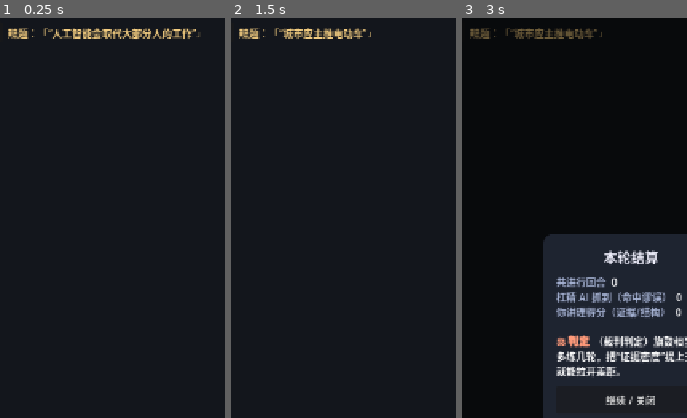
Above: before the commit, frames 1-3 (left to right).
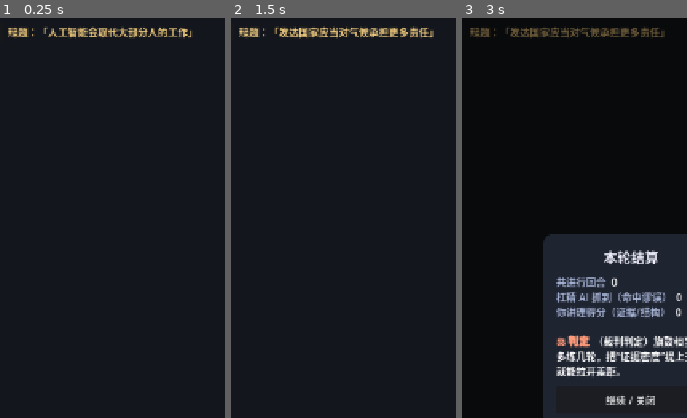
Above: after the commit, the same moments.

Repository: BJX-lin/-md-
Game: Godot game, scene res://scenes/Main.tscn
Two runs of this game, one before a commit and one after it. Both use one fixed random seed, a clock stepped at 60 frames per second and the inputs below.
Inputs:
- Up to frame 1 (0.25 s): no input
- Up to frame 2 (1.5 s): click "换辩题" at 0.5 s; click "重开" at 1.25 s
- Up to frame 3 (3 s): click "难度" at 2 s; click "结算" at 2.75 s
The pictures show only the part of the screen within x 12-62%, y 11-61%; the shares and areas given below are measured in that part.

The runs differ from the first frame. In frame 1, 1.6% of the frame differs, in the area x 3-90%, y 2-6%; in frame 2, 1.6%, in the area x 3-91%, y 2-6%; in frame 3, 1.3%.
Error in both runs: Invalid assignment of property or key 'minimum_size' with value of type 'Vector2' on a base object of type 'LineEdit'. (res://scripts/Main.gd:145)

Commit message:
扩充离线内容：新增《21-争议议题与结论汇编》并联网搜集7领域真实争议；游戏引擎接线真实议题知识库
Co-authored-by: arena-agent <297053741+arena-agent@users.noreply.github.com>

Diff:
--- a/godot_logic_game/scripts/DebateEngine.gd
+++ b/godot_logic_game/scripts/DebateEngine.gd
@@ -56,7 +56,19 @@
 	var t := KnowledgeBase.pick_dict(KnowledgeBase.TOPICS)
 	current_topic = str(t.get("topic", ""))
 	var ask := str(t.get("ask", "你怎么看？"))
-	return "本期辩题：「%s」。%s" % [current_topic, ask]
+	var out := "本期辩题：「%s」。%s" % [current_topic, ask]
+	# 若该辩题在真实议题库里，附上“立场锚点”作提示
+	var debate = _debate_for(current_topic)
+	if not debate.is_empty():
+		out += "\n（提示：本议题的核心冲突是——%s ）" % str(debate.get("clash", ""))
+	return out
+
+func _debate_for(topic: String) -> Dictionary:
+	var key := topic.replace("\u201c", "").replace("\u201d", "")
+	for k in KnowledgeBase.DEBATES.keys():
+		if str(k).replace("\u201c", "").replace("\u201d", "") == key:
+			return KnowledgeBase.DEBATES[k]
+	return {}
 
 # ------------------------------------------------------------
 #  主入口
@@ -85,8 +97,9 @@
 	if _is_question(text):
 		return _make(_socratic(text), "追问", "", false, false)
 
-	# 5) 兜底：通用攻击
-	return _make(_attack_or_socratic(text), "拆解", "", false, false)
+	# 5) 兜底：通用攻击（若当前是真议题，带上一句“事实弹药”显专业）
+	var ammo := _fact_ammo()
+	return _make(_attack_or_socratic(text) + ("\n\n" + ammo if not ammo.is_empty() else ""), "拆解", "", false, false)
 
 # ------------------------------------------------------------
 #  结算判定
@@ -175,6 +188,19 @@
 	var tpl := KnowledgeBase.pick(KnowledgeBase.SOCRATIC)
 	return tpl.replace("{kw}", kw)
 
+# 从当前议题库取一句“事实弹药”（约 30% 概率，避免太过重复）
+func _fact_ammo() -> String:
+	var debate := _debate_for(current_topic)
+	if debate.is_empty():
+		return ""
+	var facts: Array = debate.get("facts", [])
+	if facts.is_empty():
+		return ""
+	# 用个简单“伪随机”不依赖额外状态，避免每条都带
+	if randf() < 0.4:
+		return ""
+	return "补充一点事实：「%s」" % str(KnowledgeBase.pick(facts))
+
 func _attack_or_socratic(text: String) -> String:
 	if difficulty >= 2 and randf() < 0.45:
 		return _reductio(text)
--- a/godot_logic_game/scripts/KnowledgeBase.gd
+++ b/godot_logic_game/scripts/KnowledgeBase.gd
@@ -258,17 +258,86 @@
 #  { topic: 辩题, ask: 给用户的提问 }
 # ------------------------------------------------------------
 const TOPICS := [
-	{ "topic": "“手机应该禁止进校园”", "ask": "你支持还是反对？先给一句立场，再讲你的理由。" },
-	{ "topic": "“人工智能会取代大部分人的工作”", "ask": "你同意吗？你的证据或反例是什么？" },
-	{ "topic": "“死刑应当被废除”", "ask": "先站个队，再给一条支持你立场的论据。" },
-	{ "topic": "“基因编辑婴儿应该合法化”", "ask": "这是伦理与可行性之争——你怎么看？" },
-	{ "topic": "“城市应主推电动车”", "ask": "从成本、效率、环境任选一个角度立论。" },
-	{ "topic": "“短视频正在毁掉年轻人的注意力”", "ask": "你同意吗？用“相关≠因果”自查一下再回答。" },
-	{ "topic": "“网络匿名应该被限制”", "ask": "自由 vs 秩序——你站哪边？给理由。" },
-	{ "topic": "“发达国家应当对气候做出更多责任”", "ask": "公平问题。你的论证在事实层还是价值层？" },
-	{ "topic": "“诚实永远是最好的策略”", "ask": "试试用“普遍化检验”想一下再回答。" },
-	{ "topic": "“应该对广告加以更多限制”", "ask": "经济与信息之争。你会怎么论证？" },
-]
+	{ "topic": "手机应该禁止进校园", "ask": "你支持还是反对？先给一句立场，再讲你的理由。" },
+	{ "topic": "人工智能会取代大部分人的工作", "ask": "你同意吗？你的证据或反例是什么？" },
+	{ "topic": "死刑应当被废除", "ask": "报应正义 vs 人道主义——你先站个队，再给一条支持你立场的论据。" },
+	{ "topic": "安乐死应当合法化", "ask": "自主尊严 vs 生命神圣——你怎么看？注意区分“停止无效治疗”和“主动致死”。" },
+	{ "topic": "应该给所有人发基本收入（UBI）", "ask": "这会让人更自由，还是会拖垮财政、削弱干劲？从成本/激励角度立论。" },
+	{ "topic": "基因编辑婴儿应当被允许", "ask": "治疗 vs 增强、代际同意——你能给出一个不被“优生滑梯”击穿的界限吗？" },
+	{ "topic": "AI 拥有意识，应该被赋予权利", "ask": "它是“模拟”还是“真有”？你凭什么判它算“有”还是“没有”？" },
+	{ "topic": "加密货币是人类的价值创新", "ask": "价值还是泡沫？请回答它的“内在价值”究竟从哪来。" },
+	{ "topic": "公共场所应大规模启用人脸识别监控", "ask": "安全 vs 隐私——必要性与比例原则，你怎么论证？" },
+	{ "topic": "发达国家应当对气候承担更多责任", "ask": "公平问题。你的论证在事实层还是价值层？" },
+	{ "topic": "诚实永远是最好的策略", "ask": "试试用“普遍化检验”想一下再回答。" },
+	{ "topic": "城市应主推电动车", "ask": "从成本、效率、环境任选一个角度立论。" },
+	{ "topic": "短视频正在毁掉年轻人的注意力", "ask": "你同意吗？用“相关≠因果”自查一下再回答。" },
+	{ "topic": "网络匿名应该被限制", "ask": "自由 vs 秩序——你站哪边？给理由。" },
+	{ "topic": "应该对广告加以更多限制", "ask": "经济与信息之争。你会怎么论证？" },
+]
+
+# ------------------------------------------------------------
+#  真实争议议题知识库（供引擎作立场锚点）
+#  每条 = { topic, stance, clash, facts[] }
+#  引擎在你围绕该议题发言时，用它给论证“提供弹药/扣住点”。
+# ------------------------------------------------------------
+const DEBATES := {
+	"死刑应当被废除": {
+		"stance": "主流学理认为“废除是文明方向”，但需结合社会安全与民意逐步推进；慎杀、以终身监禁替代。",
+		"clash": "人道主义（生命权、误判不可逆、威慑无实证） vs 报应正义（罪刑相适应、受害者公道、特殊威慑）。",
+		"facts": [
+			"无可靠实证表明死刑比终身监禁更具威慑力；破案率与定罪率的影响更大。",
+			"死刑一旦误判无法挽回，是公认的不可逆风险。",
+		],
+	},
+	"安乐死应当合法化": {
+		"stance": "停止无效生命支持普遍被接受；但“主动致死”合法化高度分裂，仅少数国家严格限定在末期绝症+患者清醒自愿+多重程序。",
+		"clash": "自主权/临终尊严（康德“人是目的”） vs 生命神圣/保护弱势（滑坡、被动劝退、医学“不伤害”）。",
+		"facts": [
+			"“消极停止治疗”与“主动给予致死”在伦理上有本质区别，常被混同。",
+			"滑坡担忧：即使限定末期，也可能扩大到慢性病、心理疾病乃至不想拖累家庭者。",
+		],
+	},
+	"应该给所有人发基本收入（UBI）": {
+		"stance": "研究普遍发现全面 UBI 成本不可承受且可能降低总体福利；定向转移支付、强化安全网、儿童早期教育更有效；从“部分基本收入”试验起步较务实。",
+		"clash": "自由/尊严/简化官僚 vs 成本/工作激励/公平/政治可行性。",
+		"facts": [
+			"给所有人发钱的成本需巨额税收，往往转嫁并推高通胀，底层可能反而受损。",
+			"历史保障收入试验显示领取者工作时间下降；宏观经济模型显示资本积累与工资下降。",
+		],
+	},
+	"基因编辑婴儿应当被允许": {
+		"stance": "国际共识：生殖系/胚胎基因编辑的可遗传临床操作，在安全性解决、社会共识形成前应严格禁止；“治疗 vs 增强”界限难划，体细胞（非遗传）治疗更有接受度。",
+		"clash": "治疗免受遗传病 vs 增强滑向优生、代际同意缺失、工具化、阶层基因化。",
+		"facts": [
+			"共识两原则：必须符合未来人的福祉，且不应造成社会不平等、歧视或分裂。",
+			"贺建奎案被视为违反知情同意、最小必要风险、以及“人是目的”。",
+		],
+	},
+	"AI 拥有意识，应该被赋予权利": {
+		"stance": "当前主流模型几乎肯定没有意识；“模拟≠拥有”。是否应赋权取决于可靠意识测评与伦理框架，当前主流不承认 AI 有法律主体资格。",
+		"clash": "功能模拟/涌现（Hinton、Dawkins） vs 统计规律≠体验/模拟≠拥有（Marcus、IIT）。",
+		"facts": [
+			"LLM 预测下一个词，第一人称表述只是人类文本的统计规律。",
+			"功能等价不等于现象意识；给 AI“人格”可能让追责企业的受害者更难过。",
+		],
+	},
+	"加密货币是人类的价值创新": {
+		"stance": "货币属性高度存疑，学界/监管主流倾向其不满足货币基本标准、波动巨大、偏投机泡沫；但区块链技术本身有长期价值。",
+		"clash": "去中心化/跨境便利/数字稀缺 vs 无内在价值/“庞氏泡沫”/洗钱与金融风险。",
+		"facts": [
+			"价格≠价值；加密资产价值尚未构成被公认的“价值量”。",
+			"多数被高盛等判断为投机泡沫，历史先例（郁金香、互联网）往往多数归零。",
+		],
+	},
+	"公共场所应大规模启用人脸识别监控": {
+		"stance": "主流方向不是“全面禁止”，而是“严格监管+目的限定+知情同意+外部审查”；敏感生物信息需单独同意，用作“唯一验证方式”应被限制。",
+		"clash": "公共安全/效率 vs 个人隐私/尊严/自主（必要性与比例原则）。",
+		"facts": [
+			"人脸是“不可更改的最后防线”，无感采集使被采集者无察觉、无法拒绝。",
+			"对侧脸/低分辨率/戴口罩识别不准，且存在偏见误判与伪造风险。",
+		],
+	},
+}
 
 # --- 结算语（按“谁占上风”） ---
 const VERDICT_AI_WIN := [
Not shown, changed: README.md
Not shown, changed: godot_logic_game/README.md
Not shown, changed: 逻辑与辩论资料库/00-总览与使用说明.md
Not shown, added: 逻辑与辩论资料库/21-争议议题与结论汇编.md
